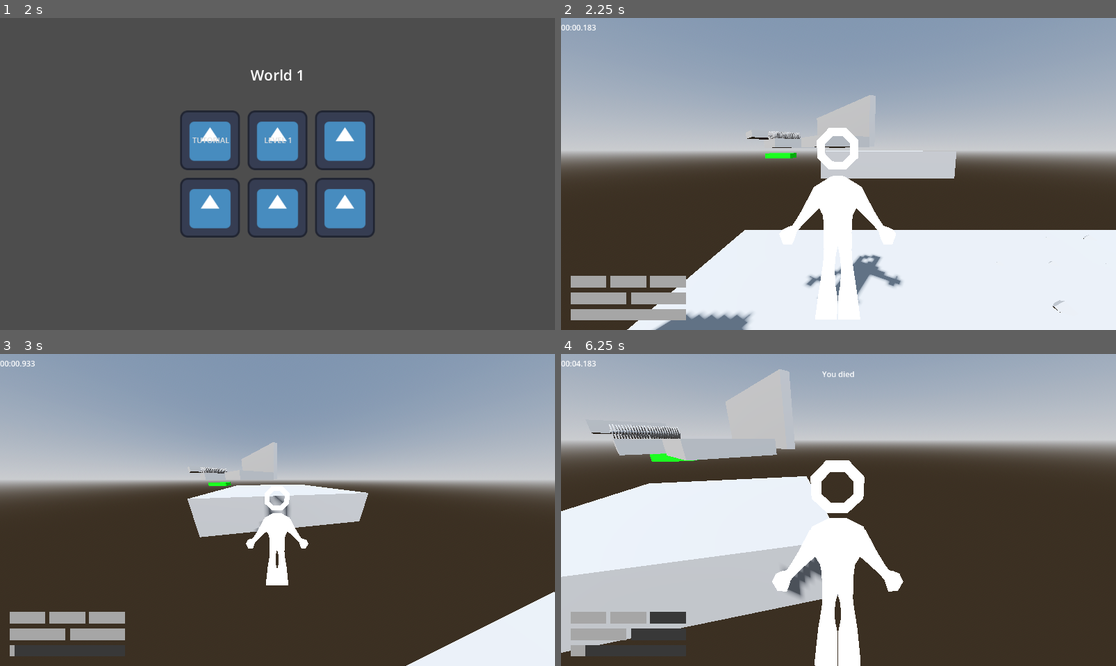
Above: before the commit, frames 1-4 (two rows, left to right).
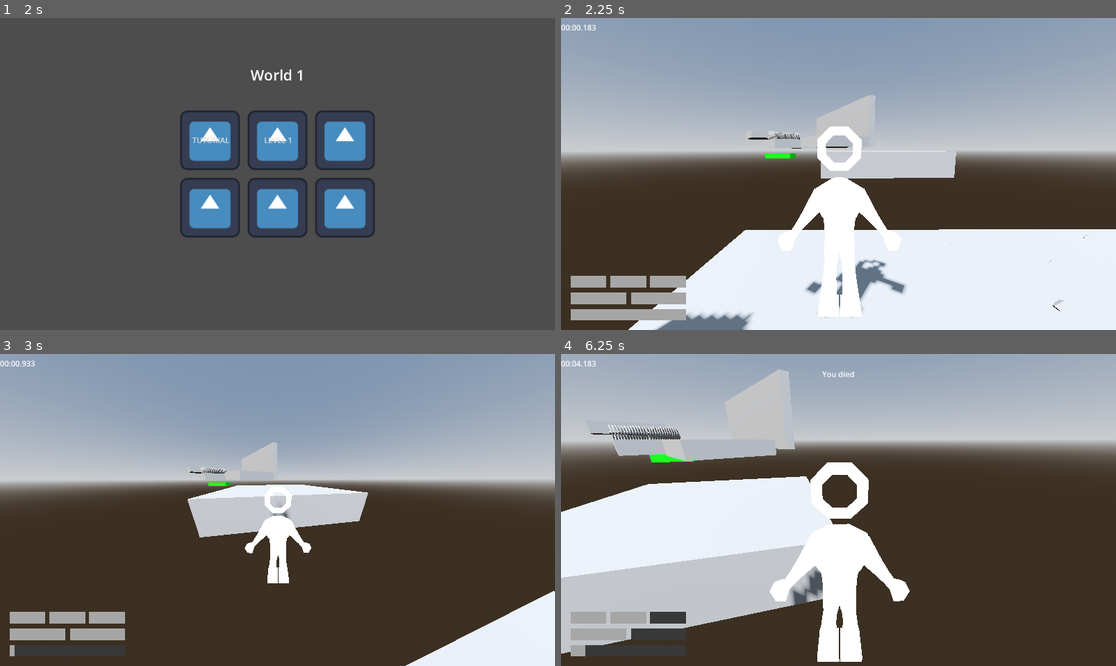
Above: after the commit, the same moments.

Repository: jpvds1/DDJD
Game: Godot game, scene res://scenes/game_controller.tscn
The game is run twice, just before and just after one commit, with the same random seed, the same clock (stepped at 60 frames per second) and the same inputs. The engine's default icon, where the game draws it, is replaced by a stand-in: a white triangle on a blue panel in a dark square.
Inputs (mouse positions are in pixels of both pictures, inside the frame that each line leads up to):
- Up to frame 1 (2 s): click "Continue as Guest" at 0.5 s; click "Play" at 1.25 s
- Up to frame 2 (2.25 s): click "LEVEL 1" at 2 s
- Up to frame 3 (3 s): tap Enter at 2.75 s; move the mouse to (305, 510) at 2.77 s; hold W (move_forwards) from 2.78 s (still down); tap Q (dash) at 2.85 s
- Up to frame 4 (6.25 s): keep holding W (move_forwards); tap Space (jump) at 3.02, 3.77, 5.27, 6.02 s; move the mouse to (810, 510) at 3.52 s; tap Shift (sprint) at 3.6, 5.1 s; move the mouse to (849, 503) at 4.27 s; tap Q (dash) at 4.35, 5.85 s; move the mouse to (832, 516) at 5.02 s; move the mouse to (877, 513) at 5.77 s

Frame 1 is identical in both runs. In frame 2, 1.5% of the frame differs, in the area x 11-100%, y 24-100%; in frame 3, 0.6%; in frame 4, 2.7%, in the area x 0-63%, y 4-100%.

Commit message:
fix(player): fix model direction

Diff:
--- a/platformer-game/scenes/player/capsule_character.tscn
+++ b/platformer-game/scenes/player/capsule_character.tscn
@@ -83,12 +83,12 @@
 transform = Transform3D(1, 0, 0, 0, 1, 0, 0, 0, 1, 3.9572039, 0, -0.6389612)
 
 [node name="Body" parent="Visuals" unique_id=347547523 instance=ExtResource("2_x7pql")]
-transform = Transform3D(1, 0, 0, 0, 1, 0, 0, 0, 1, 1.8841648, 0, -0.1569103)
+transform = Transform3D(-1, 0, -8.742278e-08, 0, 1, 0, 8.742278e-08, 0, -1, -9.797, 0, 1.3301756)
 
 [node name="Node3D" type="Node3D" parent="." unique_id=447801321]
 
 [node name="Camera3D" type="Camera3D" parent="Node3D" unique_id=563554905]
-transform = Transform3D(1, 0, 0, 0, 0.99193436, 0.126753, 0, -0.126753, 0.99193436, 0, 2.206, 2.235)
+transform = Transform3D(0.999996, 0.0027466873, -0.0006751035, -0.0026392727, 0.9919694, 0.1264509, 0.0010170016, -0.12644859, 0.99197257, 0, 2.206, 2.235)
 fov = 80.0
 
 [node name="Dash" type="Node3D" parent="." unique_id=1988469622]
@@ -107,10 +107,10 @@
 [node name="Raycasts" type="Node3D" parent="." unique_id=1537488305]
 
 [node name="RayCast3DLeft" type="RayCast3D" parent="Raycasts" unique_id=433990665]
-transform = Transform3D(-0.3297695, -0.9060341, 1.1490667, -1.409539, 0.5130302, 0, -0.39300397, -1.0797694, -0.9641814, 0.10327548, 0.6149349, 0)
+transform = Transform3D(-0.47233433, -1.2977275, -0.58549404, -1.409539, 0.5130302, 1.4367423e-08, 0.20025077, 0.55018437, -1.3810129, 0, 0.825, 0)
 
-[node name="RayCast3DRight" type="RayCast3D" parent="Raycasts" unique_id=794334655]
-transform = Transform3D(0.47826934, 1.0487354, 0.9599021, -1.4032834, 0.51075333, 0.14116244, -0.22815421, -0.94301903, 1.1439669, -0.131, 0.615, 0)
+[node name="RayCast3DRight" type="RayCast3D" parent="Raycasts" unique_id=1424214757]
+transform = Transform3D(0.4722469, 1.2974873, -0.5860967, -1.409539, 0.5130302, 0, 0.2004569, 0.5507506, 1.3807573, 0, 0.825, 0)
 
 [node name="StatsManager" type="Node" parent="." unique_id=746246521]
 script = ExtResource("2_hsymh")
--- a/platformer-game/scripts/player/capsule_character.gd
+++ b/platformer-game/scripts/player/capsule_character.gd
@@ -310,7 +310,7 @@
 	if wall_run_reentry_timer > 0.0:
 		return
 
-	if get_horizontal_speed() > stats.wall_run_min_horizontal_speed.get_val():
+	if get_horizontal_speed() < stats.wall_run_min_horizontal_speed.get_val():
 		return
 
 	var candidate := get_wall_run_candidate()
